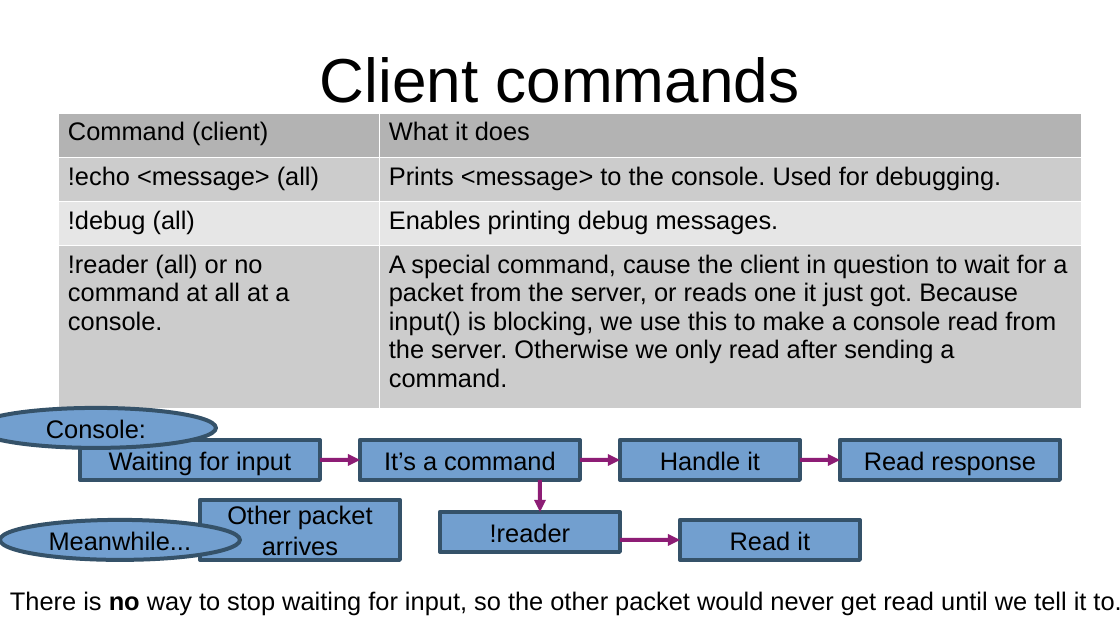
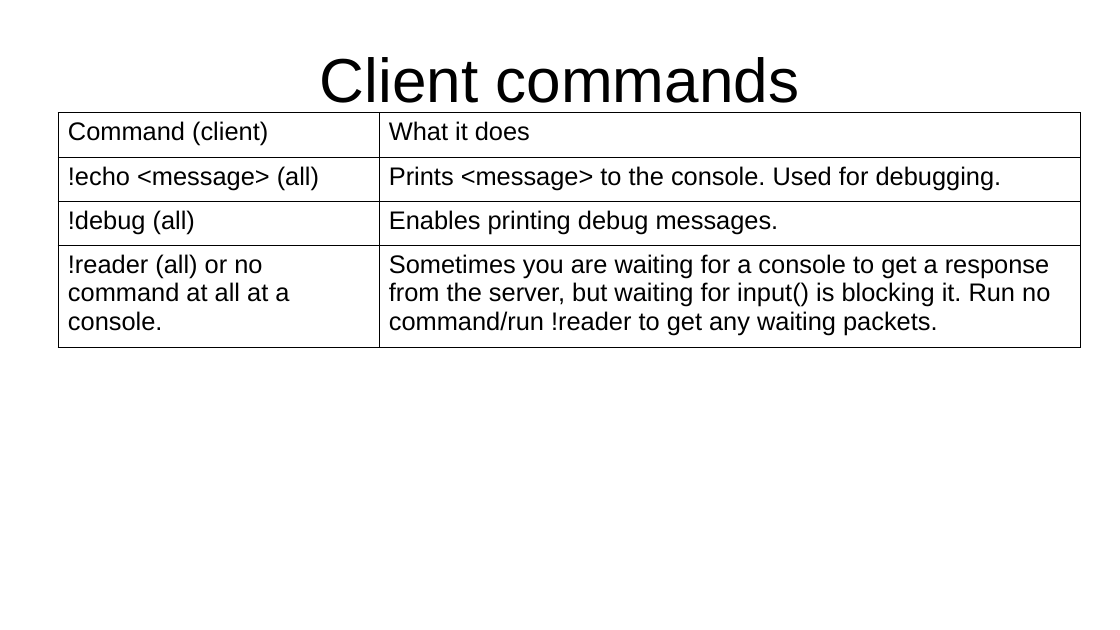
Before and after one commit to seventeenmagpie/skope-mrshim, a slide deck: slide 35 of shimmer/docs/user_guide_with_images.odp (slide 33 before the commit). Drawn at 1120x630 pixels with LibreOffice and Linux fonts; fonts in the diff are those of the drawing. Boxes give left, top, right and bottom in pixels: in the first picture for what was removed or moved away, otherwise in the second. Text is boxed around its words. In the diff, an @@ line names an element or a change of style, - is before the commit and + after.

```diff
--- a/shimmer/docs/user_guide_with_images.odp
+++ b/shimmer/docs/user_guide_with_images.odp
@@ table at box(58, 113, 1081, 341) @@
-row 4, column 2: A special command, cause the client in question to wait for a packet from the server, or reads one it just got. Because input() is blocking, we use this to make a console read from the server. Otherwise we only read after sending a command.
+row 4, column 2: Sometimes you are waiting for a console to get a response from the server, but waiting for input() is blocking it. Run no command/run !reader to get any waiting packets.
@@ fill #B3B3B3 to none in row 1 @@
@@ fill #CCCCCC to none in 4 cells @@
@@ fill #E6E6E6 to none in row 3 @@
@@ borders changed @@
@@ ellipse removed at box(0, 409, 215, 448) @@
-Console:
@@ rectangle removed at box(80, 440, 320, 480) @@
-Waiting for input
@@ rectangle removed at box(360, 440, 580, 480) @@
-It’s a command
@@ rectangle removed at box(620, 440, 800, 480) @@
-Handle it
@@ rectangle removed at box(841, 440, 1061, 480) @@
-Read response
@@ arrow removed from (320, 460) to (360, 460) @@
@@ arrow removed from (580, 460) to (620, 460) @@
@@ arrow removed from (800, 460) to (841, 460) @@
@@ rectangle removed at box(200, 500, 400, 560) @@
-Other packet arrives
@@ arrow removed from (540, 480) to (540, 512) @@
@@ ellipse removed at box(0, 520, 240, 560) @@
-Meanwhile...
@@ rectangle removed at box(440, 512, 620, 552) @@
-!reader
@@ rectangle removed at box(680, 520, 860, 560) @@
-Read it
@@ arrow removed from (620, 540) to (680, 540) @@
@@ text removed at box(10, 591, 1120, 615) @@
-There is no way to stop waiting for input, so the other packet would never get read until we tell it to.
```
Also in this commit, not shown: 32 other slides changed, 3 slides added, 1 slide removed, 1 other file.
